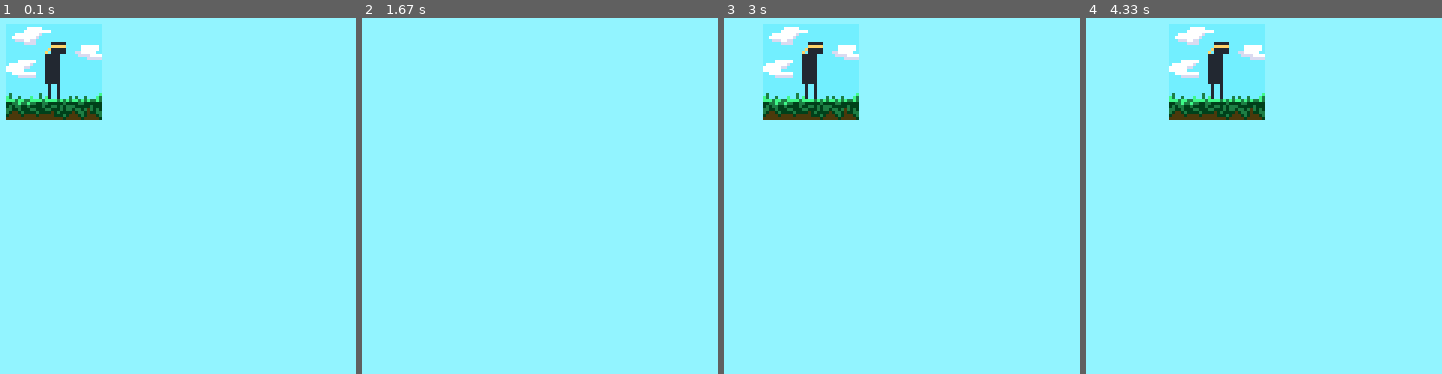
Above: before the commit, frames 1-4 (left to right).
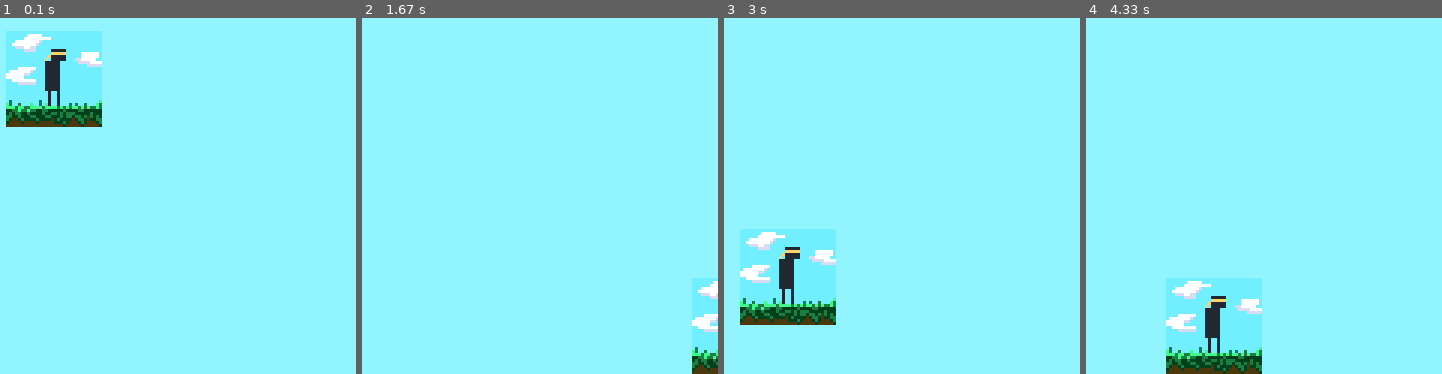
Above: after the commit, the same moments.

Repository: nathan-pham/learn-pygame
Game: pygame game, started from main.py
The game is run twice, just before and just after one commit, with the same random seed, the same clock (stepped at 60 frames per second) and the same inputs.
Inputs:
- Up to frame 1 (0.1 s): no input
- Up to frame 2 (1.67 s): hold Right 0.33-0.8 s; hold Up 0.83-1.13 s; hold Right 1.17-1.63 s
- Up to frame 3 (3 s): hold Left 1.67-2.2 s; hold Left 2.23-2.63 s; hold Up from 2.67 s (still down)
- Up to frame 4 (4.33 s): release Up at 3.03 s; hold Right 3.07-3.7 s; hold Left 3.73-4.2 s; hold Right from 4.23 s (still down)

The runs differ from the first frame. In frame 1, 3.8% of the frame differs, in the area x 1-29%, y 1-31%; in frame 2, 2.0%; in frame 3, 15%, in the area x 4-38%, y 1-87%; in frame 4, 15%.

Commit message:
directional vector limits

Diff:
--- /dev/null
+++ b/config.py
@@ -0,0 +1,4 @@
+WINDOW_SIZE = (400, 400)
+WINDOW_NAME = "Pygame Window"
+FRAME_RATE = 60
+BG_COLOR = (146, 244, 255)
--- a/engine.py
+++ b/engine.py
@@ -1,12 +1,6 @@
-import pygame, sys
-from math import sqrt
+import pygame, math, sys
 from pygame.locals import *
-
-# CONFIG
-WINDOW_SIZE = (400, 400)
-WINDOW_NAME = "Pygame Window"
-FRAME_RATE = 60
-COLOR = (146, 244, 255)
+from config import *
 
 # main engine
 class World:
@@ -22,7 +16,7 @@
 
     def loop(self):
         while True:
-            self.screen.fill(COLOR)
+            self.screen.fill(BG_COLOR)
             events = pygame.event.get()
 
             for object in self.objects:
@@ -59,7 +53,7 @@
     def render(self, ctx):
         pass
 
-    # blank update, requires world objects
+    # blank update, requires world objects & context
     def update(self, objects):
         pass
 
@@ -81,9 +75,6 @@
     def repr(self):
         return (self.x, self.y)
 
-    def arr(self):
-        return (self.x, self.y)
-
     def add(self, v):
         self.x += v.x
         self.y += v.y
@@ -101,15 +92,27 @@
         self.y /= n
 
     def mag(self):
-        return sqrt(self.x ** 2 + self.y ** 2)
+        return math.sqrt(self.x ** 2 + self.y ** 2)
 
     def set_mag(self, m):
         self.normalize()
         self.mult(m)
 
     def limit(self, max):
-        if(self.mag() > max):
+        if self.mag() > max:
             self.set_mag(max)
+
+    def x_limit(self, max):
+        if abs(self.x) > max:
+            clone = Vector(self.x, 0)
+            clone.set_mag(max)
+            self.x = clone.x
+
+    def y_limit(self, max):
+        if abs(self.y) > max and self.y != 0:
+            clone = Vector(0, self.y)
+            clone.set_mag(max)
+            self.y = clone.y
 
     def normalize(self):
         m = self.mag()
--- a/player.py
+++ b/player.py
@@ -1,9 +1,15 @@
 import pygame
 from pygame.locals import *
 from engine import Object, Vector
+from config import *
 
-SPEED = 1
+SPEED = 2
 MAX_SPEED = 5
+MAX_SPEED_X = 5
+MAX_SPEED_Y = 15
+JUMP_HEIGHT = 10
+AIR_RESISTANCE = 0.5
+GRAVITY = Vector(0, 1)
 
 class Player(Object):
     def __init__(self, sprite_path):
@@ -11,6 +17,7 @@
         self.pos = Vector(50, 50)
         self.vel = Vector(0, 0)
         self.acc = Vector(0, 0)
+        self.jump = False
 
     def apply(self, v):
         self.acc.add(v)
@@ -18,19 +25,33 @@
     def render(self, ctx):
         ctx.blit(self.sprite, self.pos.repr())
 
+    def bound(self):
+        if self.pos.y >= WINDOW_SIZE[1] - self.sprite.get_height():
+            self.pos.y = WINDOW_SIZE[1] - self.sprite.get_height()
+            self.jump = True
+
     def update(self, objects):
         air_resistance = self.vel.clone()
-        air_resistance.set_mag(-0.1)
+        air_resistance.set_mag(-AIR_RESISTANCE)
 
         self.vel.add(self.acc)
         self.vel.add(air_resistance)
-        self.vel.limit(MAX_SPEED)
+        self.vel.x_limit(MAX_SPEED_X)
+        self.vel.y_limit(MAX_SPEED_Y)
         self.pos.add(self.vel)
         self.acc.mult(0)
 
         if self.keys[K_RIGHT]:
             self.apply(Vector(SPEED, 0))
+
         if self.keys[K_LEFT]:
             self.apply(Vector(-SPEED, 0))
 
+        if self.keys[K_UP] and self.jump:
+            self.apply(Vector(0, -JUMP_HEIGHT))
+            self.jump = False
+
+        self.apply(GRAVITY)
+        self.bound()
+
 player = Player("assets/learn-pygame-sprite.png")
--- a/vector.py
+++ /dev/null
@@ -1,50 +0,0 @@
-from math import sqrt
-
-class Vector:
-    x = 0
-    y = 0
-
-    def __init__(self, x, y):
-        self.x = x
-        self.y = y
-
-    def repr(self):
-        return (self.x, self.y)
-
-    def arr(self):
-        return (self.x, self.y)
-
-    def add(self, v):
-        self.x += v.x
-        self.y += v.y
-
-    def sub(self, v):
-        self.x -= v.x
-        self.y -= v.y
-
-    def mult(self, n):
-        self.x *= n
-        self.y *= n
-
-    def div(self, n):
-        self.x /= n
-        self.y /= n
-
-    def mag(self):
-        return sqrt(self.x ** 2 + self.y ** 2)
-
-    def set_mag(self, m):
-        self.normalize()
-        self.mult(m)
-
-    def limit(self, max):
-        if(self.mag() > max):
-            self.set_mag(max)
-
-    def normalize(self):
-        m = self.mag()
-        if m != 0:
-            self.div(m)
-
-    def clone(self):
-        return Vector(self.x, self.y)
